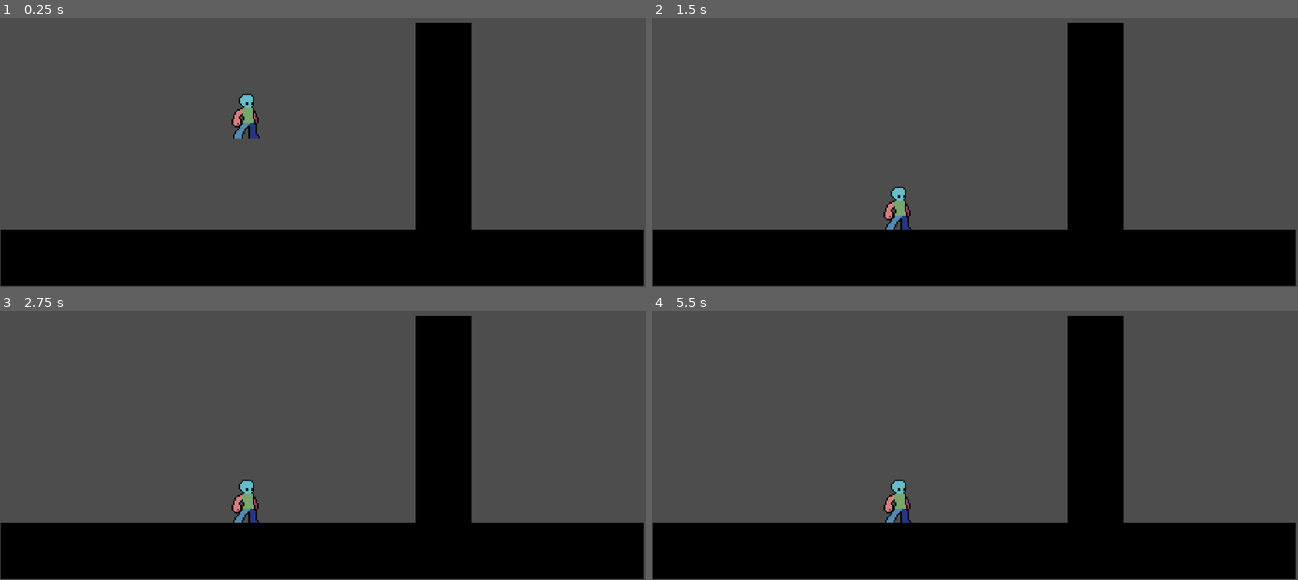
Above: before the commit, frames 1-4 (two rows, left to right).
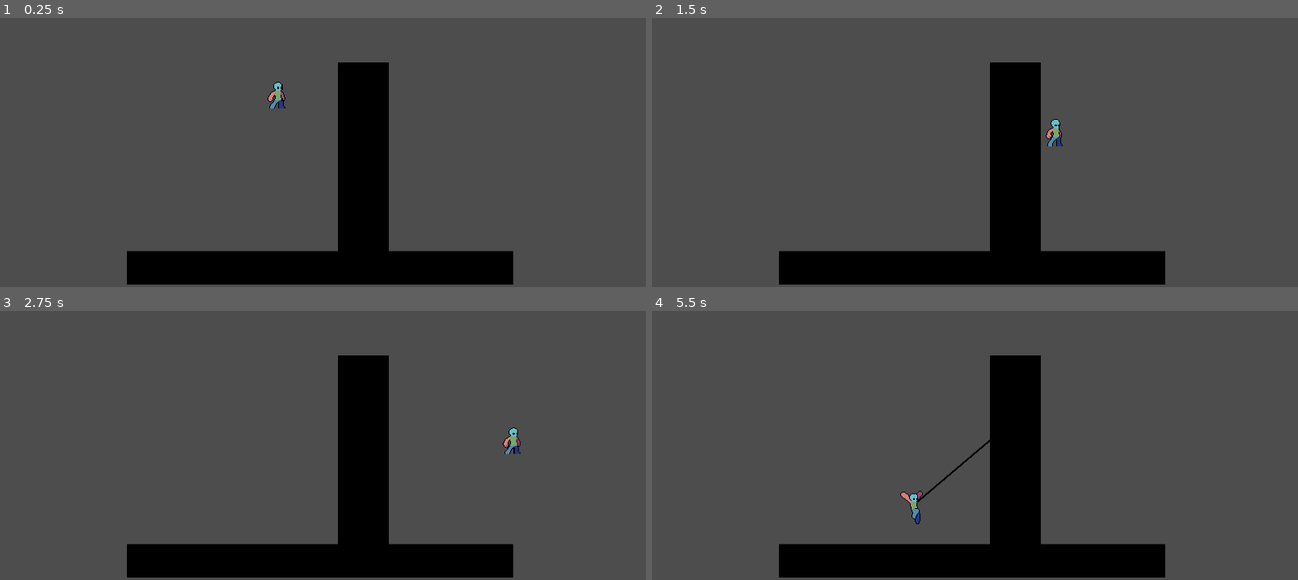
Above: after the commit, the same moments.

Repository: ShininDark/Spooderman
Game: Godot game, scene res://scenes/main.tscn
Two runs of this game, one before a commit and one after it. Both use one fixed random seed, a clock stepped at 60 frames per second and the inputs below.
Inputs (mouse positions are in pixels of both pictures, inside the frame that each line leads up to):
- Up to frame 1 (0.25 s): no input
- Up to frame 2 (1.5 s): move the mouse to (1117, 87) at 0.52 s; click (1117, 87) at 0.6 s; move the mouse to (845, 122) at 1.27 s; click (845, 122) at 1.35 s
- Up to frame 3 (2.75 s): move the mouse to (387, 319) at 2.02 s; click (387, 319) at 2.1 s
- Up to frame 4 (5.5 s): move the mouse to (942, 472) at 2.77 s; click (942, 472) at 2.85 s; move the mouse to (1168, 453) at 3.52 s; click (1168, 453) at 3.6 s; move the mouse to (781, 343) at 4.27 s; click (781, 343) at 4.35 s; move the mouse to (1007, 399) at 5.02 s; click (1007, 399) at 5.1 s

The runs differ from the first frame. In frame 1, 25% of the frame differs, in the area x 0-100%, y 1-100%; in frame 2, 25%; in frame 3, 25%; in frame 4, 25%.

Commit message:
Refined swing mechanism

Diff:
--- a/project.godot
+++ b/project.godot
@@ -15,6 +15,11 @@
 config/features=PackedStringArray("4.4", "Forward Plus")
 config/icon="res://icon.svg"
 
+[display]
+
+window/size/viewport_width=1920
+window/size/viewport_height=1080
+
 [input]
 
 click={
--- a/scenes/building.tscn
+++ b/scenes/building.tscn
@@ -5,6 +5,9 @@
 
 [node name="Building" type="StaticBody2D"]
 position = Vector2(0, -1)
+scale = Vector2(1.5, 1.5)
+collision_layer = 2
+collision_mask = 0
 
 [node name="CollisionShape2D" type="CollisionShape2D" parent="."]
 position = Vector2(20.5, 76)
--- a/scenes/main.tscn
+++ b/scenes/main.tscn
@@ -16,7 +16,7 @@
 zoom = Vector2(2.5, 2.5)
 
 [node name="Floor" type="StaticBody2D" parent="."]
-position = Vector2(1, 217)
+position = Vector2(-2, 301)
 metadata/_edit_group_ = true
 
 [node name="CollisionShape2D" type="CollisionShape2D" parent="Floor"]
@@ -30,8 +30,8 @@
 offset_bottom = 41.0
 color = Color(0, 0, 0, 1)
 
-[node name="Building" parent="Floor" instance=ExtResource("2_0wfyh")]
-position = Vector2(295, -148)
+[node name="Building" parent="." instance=ExtResource("2_0wfyh")]
+position = Vector2(248, 76)
 
 [node name="RopeLine" type="Line2D" parent="."]
 position = Vector2(1, 17)
--- a/scenes/player.tscn
+++ b/scenes/player.tscn
@@ -119,7 +119,7 @@
 position = Vector2(-2, 29)
 sprite_frames = SubResource("SpriteFrames_wqsd8")
 animation = &"idle"
-frame_progress = 0.992325
+frame_progress = 0.358969
 
 [node name="CollisionShape2D" type="CollisionShape2D" parent="."]
 position = Vector2(-2, 29)
--- a/scripts/player.gd
+++ b/scripts/player.gd
@@ -4,25 +4,40 @@
 var rope_anchor = Vector2.ZERO
 var rope_length = 0
 
+# for better gravity
+var gravity_scale = 0.3
+const MAX_VELOCITY = 500
+
 @onready var rope_line: Line2D = get_node("/root/Main/RopeLine")
 
 func _physics_process(delta: float) -> void:
 	# Add the gravity.
 	if not is_on_floor():
-		velocity += get_gravity() * delta
+		velocity += get_gravity() * delta * gravity_scale
+		velocity.y = min(velocity.y, MAX_VELOCITY)
 
 	if rope_active:
 		var to_anchor = rope_anchor - global_position
 		var distance = to_anchor.length()
+		var current_swing_direction = velocity.normalized()
+		var swing_boost = 50
+
+		velocity += current_swing_direction * swing_boost * delta
 
 		if distance > rope_length:
 			var direction = to_anchor.normalized()
 			global_position = rope_anchor - direction * rope_length
 
+			var dot = velocity.dot(direction)
+			if dot < 0:
+				velocity -= direction * dot
+
 	if rope_active:
 		rope_line.points = [global_position, rope_anchor]
+		$AnimatedSprite2D.play("swing")
 	else:
 		rope_line.points = []
+		$AnimatedSprite2D.play("idle")
 
 	if Input.is_action_just_pressed("click"):
 		var mouse_position = get_global_mouse_position()
@@ -36,6 +51,7 @@
 func attach_rope(target_position: Vector2) -> void:
 	var space = get_world_2d().direct_space_state #Access the 2d world
 	var query = PhysicsRayQueryParameters2D.create(global_position, target_position) #creating a ray from player to mouse position
+	query.collision_mask = 2 # only hits buildings
 	query.exclude = [self] #to not hit player
 
 	var result = space.intersect_ray(query)
